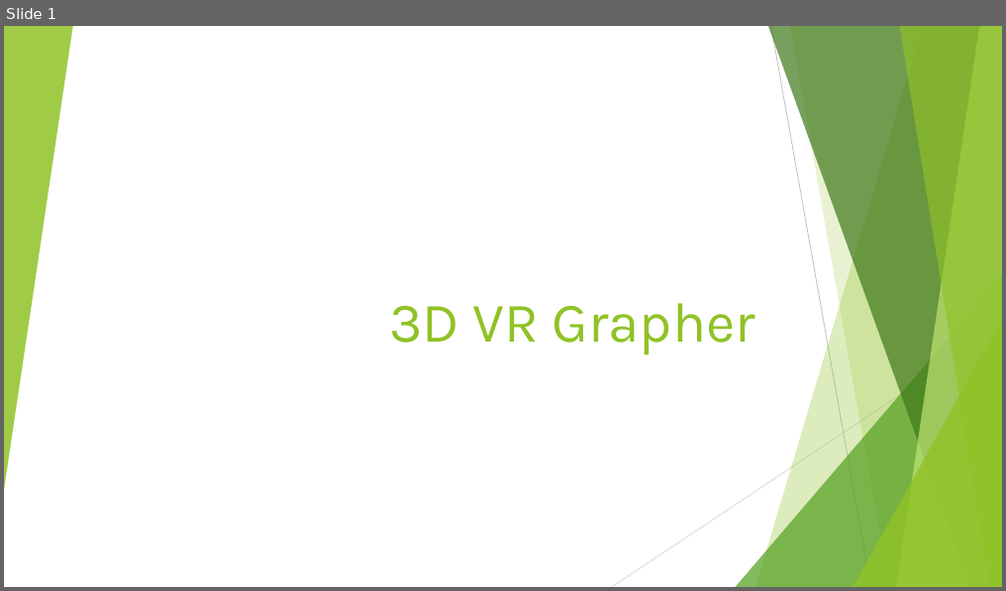
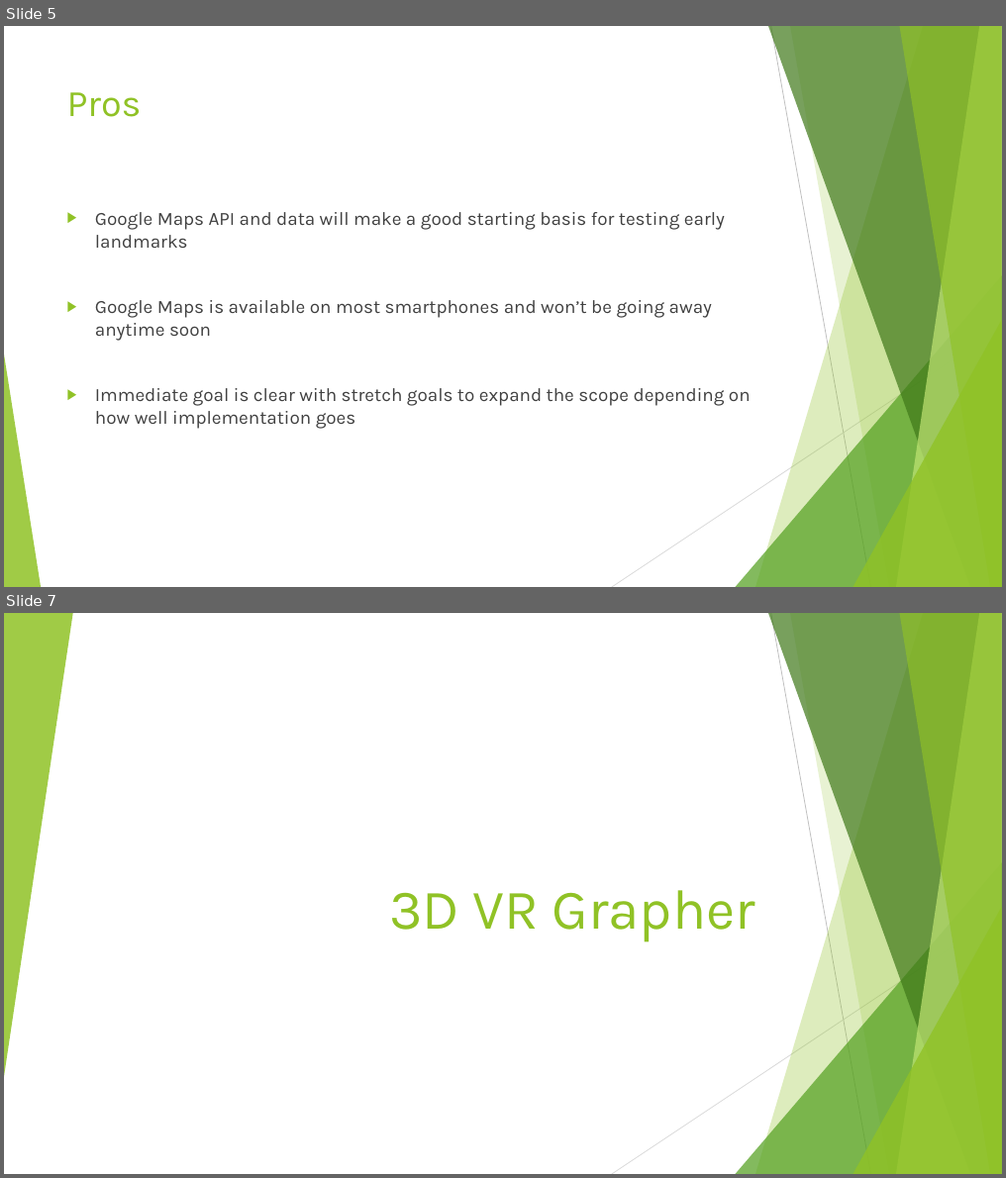
Before and after one commit to junmin-yee/Landmarked, a slide deck: Idea Presentation.pptx. Shown one above the other, each under a label of ours: slide 1 before the commit, slides 5 and 7 after it; the slides between them are not shown. The pictures are 1006x591 and 1006x1178 pixels, drawn with LibreOffice and Linux fonts; fonts in the diff are those of the drawing. Boxes give left, top, right and bottom in pixels: in the first picture for what was removed or moved away, otherwise in the second. Text is boxed around its words. In the diff, an @@ line names an element or a change of style, - is before the commit and + after.

```diff
--- a/Idea Presentation.pptx
+++ b/Idea Presentation.pptx
@@ slide 5 added at (4, 26, 1002, 587), background #FFFFFF; not listed: 9 template elements that a slide beside it also shows @@
@@ title added at (67, 92, 142, 117), 36 pt, text #90C226 @@
+Pros
@@ text added at (95, 212, 750, 429), 18 pt, text #404040 @@
+▶ Google Maps API and data will make a good starting basis for testing early landmarks
+▶ Google Maps is available on most smartphones and won’t be going away anytime soon
+▶ Immediate goal is clear with stretch goals to expand the scope depending on how well implementation goes
@@ triangle added at (4, 355, 41, 587), fill #90C226 at 85% opacity @@
@@ what was slide 1 is now slide 7 @@
```
Also in this commit, not shown: 5 other slides added.
